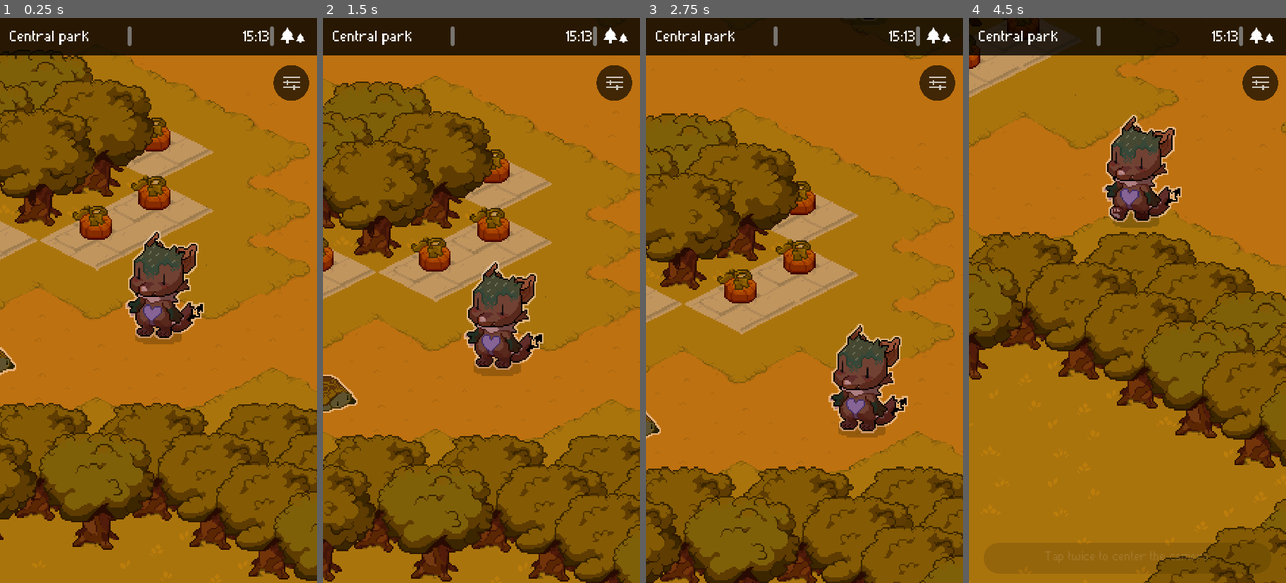
Above: before the commit, frames 1-4 (left to right).
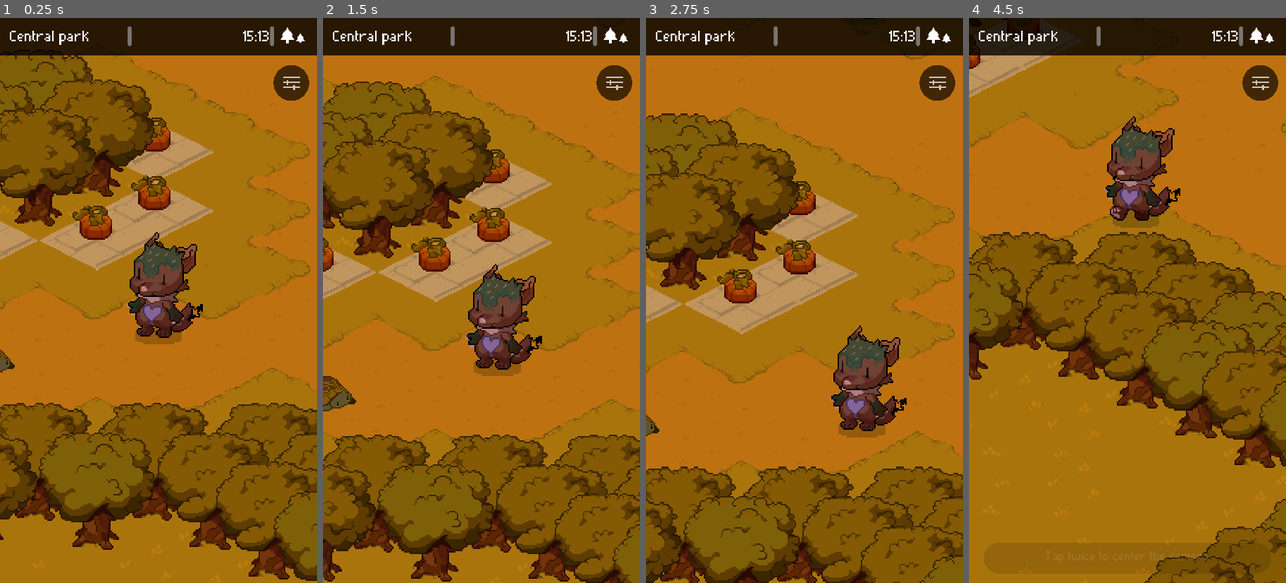
Above: after the commit, the same moments.

Repository: akrck02/kinokochi
Game: Godot game, scene res://scenes/park.tscn
Same seed, same stepped clock (60 frames per second), same inputs: the game is played once before the commit and once after it.
Inputs (mouse positions are in pixels of both pictures, inside the frame that each line leads up to):
- Up to frame 1 (0.25 s): no input
- Up to frame 2 (1.5 s): tap Enter (ui_accept) at 0.5, 0.77 s; move the mouse to (551, 272) at 0.52 s; hold Right (ui_right) 0.53-1.25 s; click (551, 272) at 0.67 s; drag from (418, 328) to (465, 413) at 1.27 s
- Up to frame 3 (2.75 s): tap Enter (ui_accept) at 2 s; move the mouse to (836, 176) at 2.02 s; hold Right (ui_right) from 2.03 s (still down)
- Up to frame 4 (4.5 s): release Right (ui_right) at 2.75 s; drag from (1111, 413) to (1032, 215) at 2.77 s; move the mouse to (1222, 385) at 3.52 s; hold Left (ui_left) 3.53-4.25 s; tap Enter (ui_accept) at 3.77 s; drag from (1032, 215) to (1079, 159) at 4.27 s

The runs differ from the first frame. In frame 1, 0.5% of the frame differs, in the area x 0-65%, y 37-64%; in frame 2, 1.4%, in the area x 0-70%, y 43-70%; in frame 3, 0.5%; in frame 4, 0.5%.
Error before the commit: Invalid assignment of property or key 'value' with value of type 'int' on a base object of type 'null instance'. (res://nodes/ui/settings.gd:10)
Error after the commit: Invalid type in function 'toggle_outline' in base 'CharacterBody2D (Pet)'. Cannot convert argument 1 from Nil to bool. (res://nodes/pet/pet.gd:35)

Commit message:
Added checks for settings structure

Diff:
--- a/shared/managers/settings_manager.gd
+++ b/shared/managers/settings_manager.gd
@@ -1,26 +1,62 @@
 extends Node
 const settings_path="user://kinokoro.esettings.cfg"
+const default_settings_path="res://resources/default.esettings.cfg"
 var config = ConfigFile.new()
 @onready var response=config.load(settings_path)
+
+var default_settings={"Volume":{"General":1, "Music":1, "Lofi":1},"Character":{"Outline":false}}
 
 # Called when the node enters the scene tree for the first time.
 func _ready():
 	if !FileAccess.file_exists(settings_path):
-		config.set_value("settings","volume", 1)
-		config.set_value("settings","outline", true)
+		config.set_value("Volume","General", 1)
+		config.set_value("Character","Outline", true)
 		config.save(settings_path)
-	else: set_volume(config.get_value("settings","volume"))
 
-func set_value(section,key,value):
+	if !check_structure():
+		config.clear()
+		set_default_values()
+
+	else:
+		pass
+		#set_volume_bus(0,config.get_value("volume","0"))
+func set_default_values():
+	for section in default_settings.keys():
+		for key in default_settings[section].keys():
+			config.set_value(section, key, default_settings[section][key])
+
+	config.save(settings_path)
+
+
+# Check if the structure of the settings match the default settings structure
+func check_structure()->bool:
+	var default_sections=default_settings.keys()
+	var config_file_sections=Array(config.get_sections())
+	default_sections.sort()
+	config_file_sections.sort()
+
+	# Check if sections match
+	if default_sections!=config_file_sections:
+		return false
+
+	# Check if keys match
+	for x in config_file_sections:
+		var config_keys=Array(config.get_section_keys(x))
+		var default_keys=default_settings[x].keys()
+		config_keys.sort()
+		default_keys.sort()
+		if config_keys!=default_keys:
+			return false
+
+	return true
+
+func set_value(section:String,key:String,value:Variant):
 	config.set_value(section,key,value)
 	config.save(settings_path)
 
-func get_value(section, key):
+func get_value(section:String, key:String):
 	return config.get_value(section, key)
 
-
-
-func set_volume(value : float):
-	SettingsManager.set_value("settings","volume",value)
-	var bus_index=AudioServer.get_bus_index("Master")
-	AudioServer.set_bus_volume_db(bus_index,linear_to_db(value))
+func set_volume_bus(bus:int, value : float):
+	SettingsManager.set_value("volume","0",value)
+	AudioServer.set_bus_volume_db(bus,linear_to_db(value))
